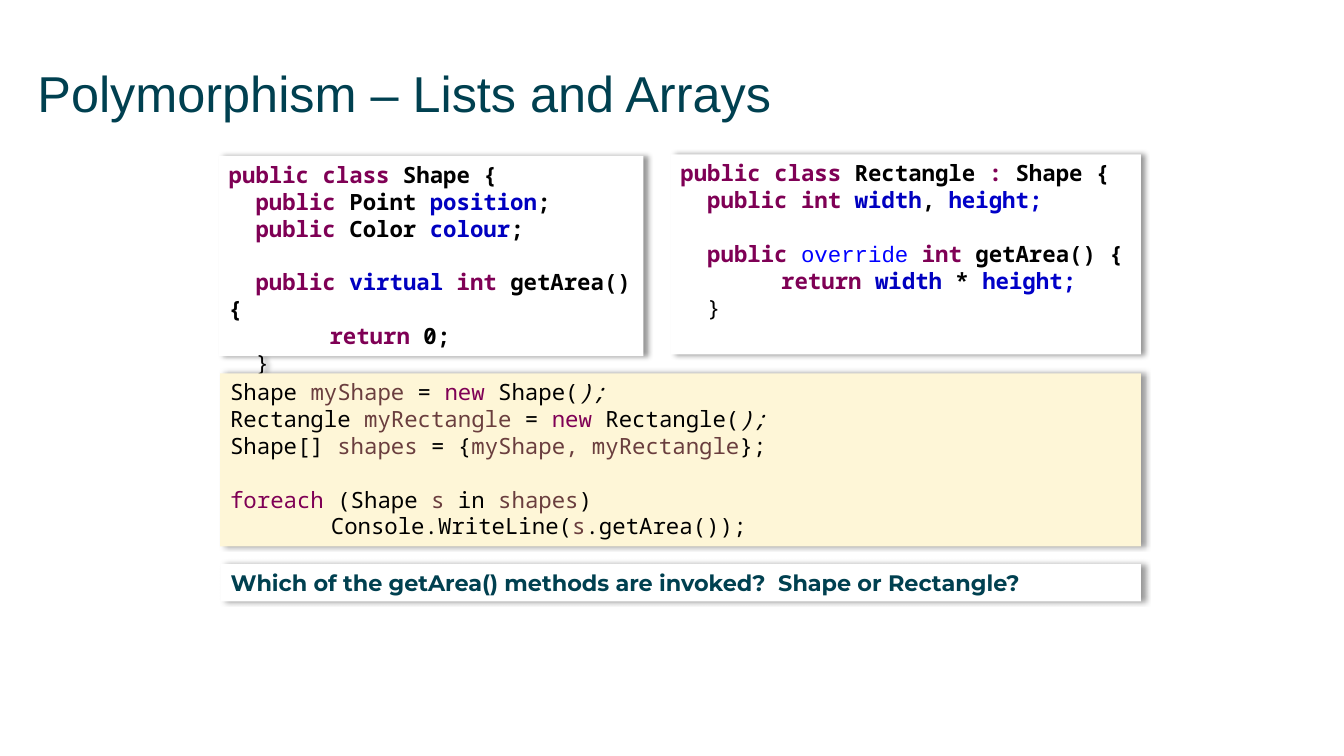
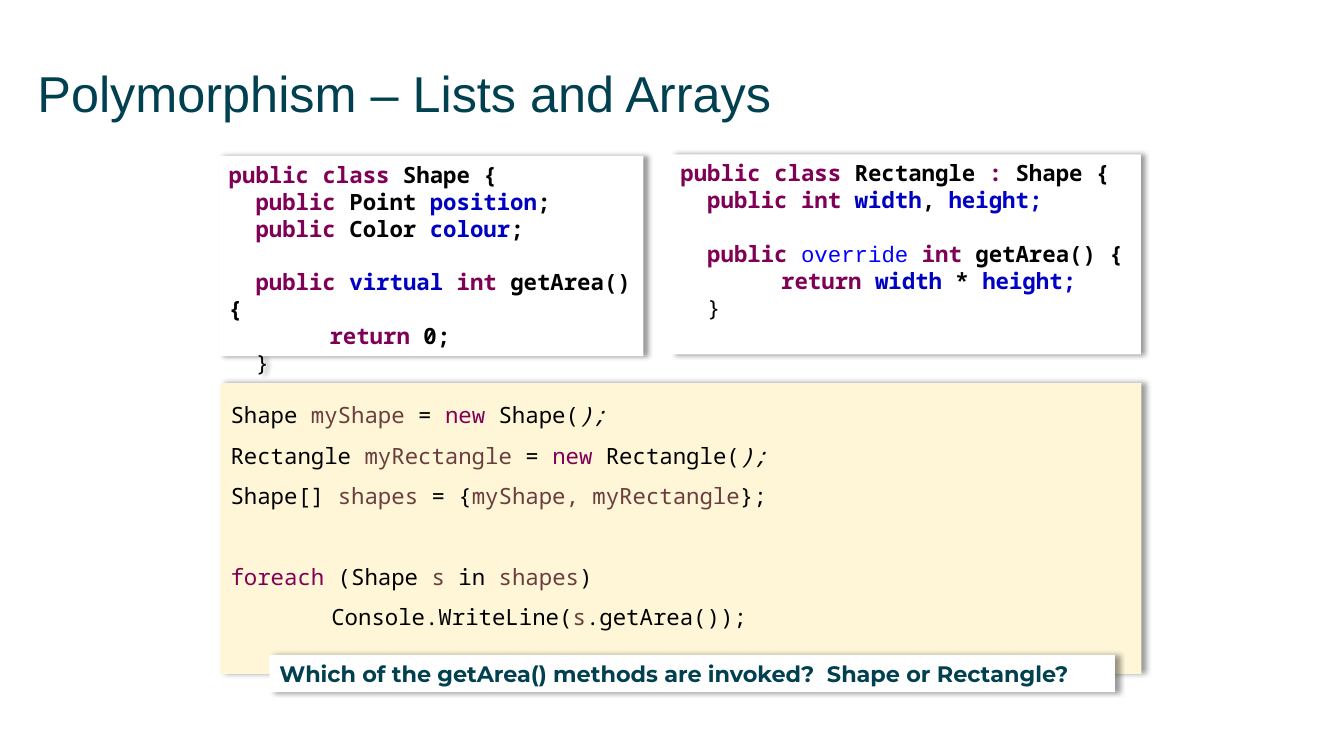
Before and after one commit to mikebaradaran/csharp, a slide deck: slide 10 of 08-Polymorphism.pptx. Drawn at 1344x756 pixels with LibreOffice and Linux fonts; fonts in the diff are those of the drawing. Boxes give left, top, right and bottom in pixels: in the first picture for what was removed or moved away, otherwise in the second. Text is boxed around its words. In the diff, an @@ line names an element or a change of style, - is before the commit and + after.

```diff
--- a/08-Polymorphism.pptx
+++ b/08-Polymorphism.pptx
@@ rectangle "Shape myShape = new Shape();": place and size @@
-rectangle "Shape myShape = new Shape();" at box(220, 373, 1140, 546)
+rectangle "Shape myShape = new Shape();" at box(221, 383, 1141, 675)
@@ rectangle "Shape myShape = new Shape();" at box(221, 383, 1141, 675): line spacing 1 to 1.5 @@
@@ rectangle "Which of the getArea() methods ...": place and size @@
-rectangle "Which of the getArea() methods ..." at box(221, 565, 1141, 602)
+rectangle "Which of the getArea() methods ..." at box(269, 655, 1115, 693)
```
Also in this commit, not shown: 1 other slide changed, 2 other files.
